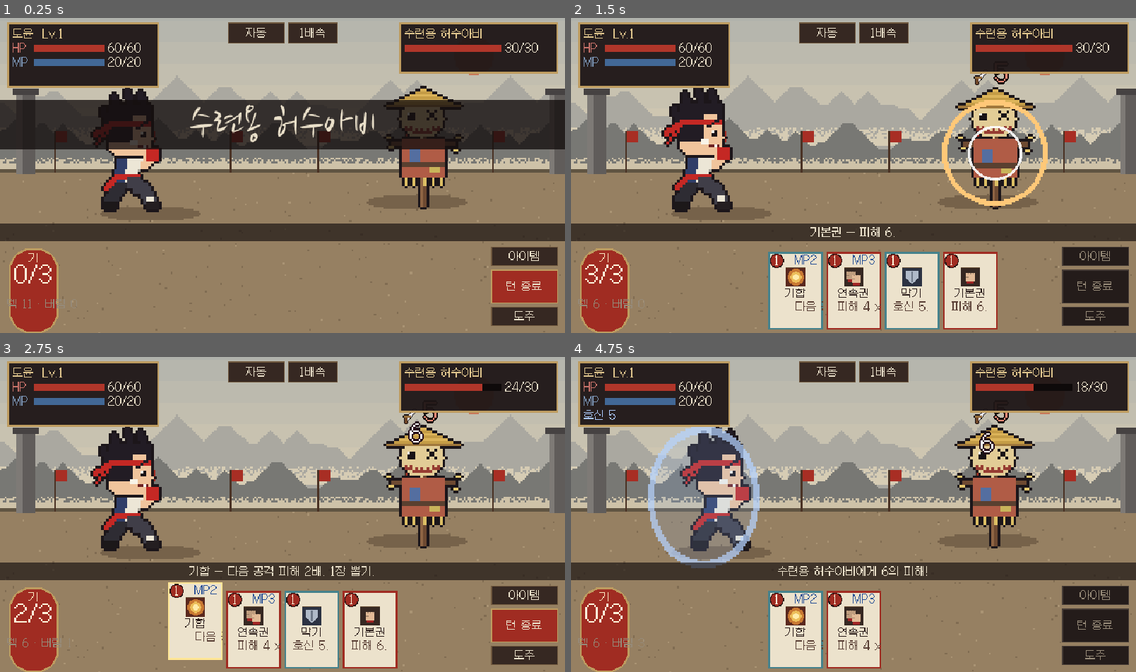
Above: before the commit, frames 1-4 (two rows, left to right).
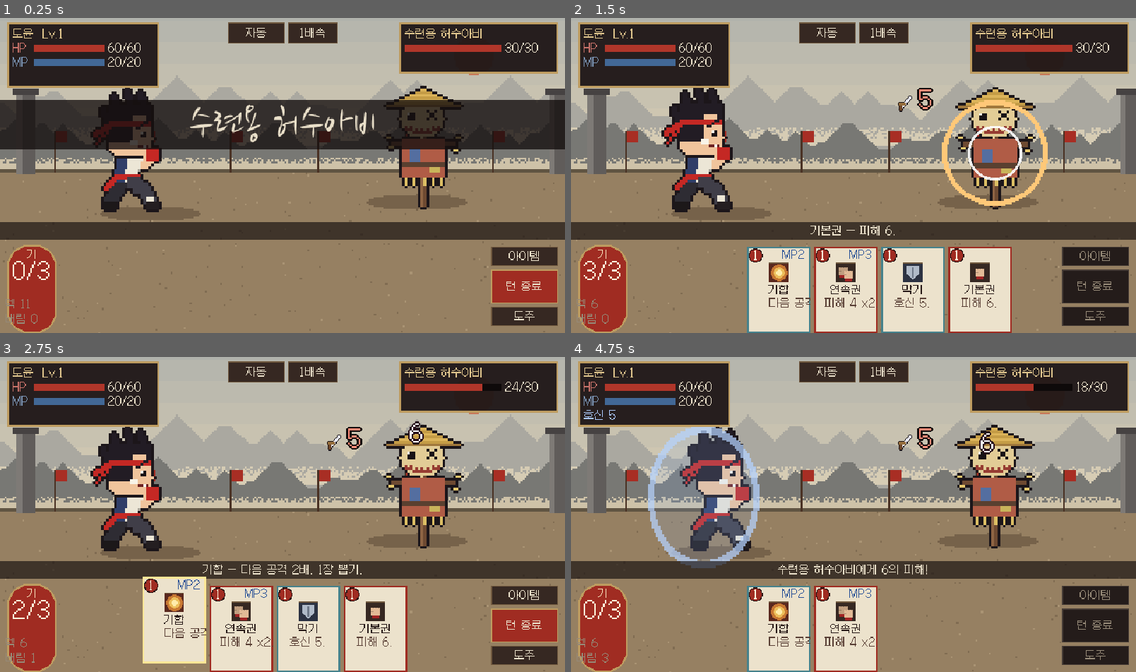
Above: after the commit, the same moments.

Repository: jinwookle2/zeus-spec-calculator
Game: Godot game, scene res://scenes/battle/battle.tscn
The game is run twice, just before and just after one commit, with the same random seed, the same clock (stepped at 60 frames per second) and the same inputs. This scene is started directly instead of the project's main scene.
Inputs (mouse positions are in pixels of both pictures, inside the frame that each line leads up to):
- Up to frame 1 (0.25 s): no input
- Up to frame 2 (1.5 s): tap Enter (ui_accept) at 0.5, 0.77 s; move the mouse to (977, 159) at 0.52 s; hold Right (move_right) 0.53-1.25 s; hold Z (interact) 0.53-1.25 s; click (977, 159) at 0.67 s; click "기본권" at 1.25 s
- Up to frame 3 (2.75 s): click "막기" at 2 s
- Up to frame 4 (4.75 s): click "막기" at 2.75 s; click "기본권" at 3.5 s; move the mouse to (740, 530) at 4.27 s; hold Down (move_down) from 4.28 s (still down); tap Space at 4.35 s; tap Enter (ui_accept) at 4.52 s

The runs differ from the first frame. In frame 1, 1.6% of the frame differs, in the area x 0-100%, y 64-100%; in frame 2, 9.0%; in frame 3, 9.1%, in the area x 0-100%, y 17-100%; in frame 4, 6.0%.

Commit message:
Battle UI: larger cards, readable card text, orb/pile and intent placement
Co-Authored-By: Claude Opus 5.5 <noreply@anthropic.com>
Claude-Session: https://claude.ai/code/session_011iFjUU4ueqXaGZBbAxNMhr

Diff:
--- a/murim-wanderer/data/cards/cards.json
+++ b/murim-wanderer/data/cards/cards.json
@@ -1,29 +1,141 @@
 {
   "_comment": "초식(카드) 데이터. cost=기(턴마다 3), mp=내력 추가 소모. skill=연결된 무공(장착 시 덱에 copies 장, 강화 성마다 upgrade 만큼 수치 증가). pool=reward 이면 전투 보상으로 등장.",
-  "strike": {"name": "기본권", "type": "attack", "cost": 1, "damage": 6, "icon": "skill_fist",
-             "starter": 4, "desc": "피해 {dmg}."},
-  "defend": {"name": "막기", "type": "skill", "cost": 1, "block": 5, "icon": "card_block",
-             "starter": 4, "desc": "호신 {blk}."},
-  "combo_fist": {"name": "연속권", "type": "attack", "cost": 1, "mp": 3, "damage": 4, "hits": 2, "icon": "skill_combo",
-                 "skill": "combo_fist", "copies": 2, "upgrade": 1, "desc": "피해 {dmg} x2."},
-  "kihap": {"name": "기합", "type": "skill", "cost": 1, "mp": 2, "charge": 2.0, "draw": 1, "icon": "skill_kihap",
-            "skill": "kihap", "copies": 1, "upgrade": 0, "desc": "다음 공격 피해 2배. 1장 뽑기."},
-  "breathing": {"name": "청풍호흡", "type": "skill", "cost": 0, "restore_mp": 4, "block": 3, "icon": "skill_breath",
-                "skill": "breathing", "copies": 1, "upgrade": 1, "desc": "MP {mp} 회복, 호신 {blk}."},
-  "iron_wall": {"name": "철벽세", "type": "skill", "cost": 2, "mp": 3, "block": 14, "icon": "skill_wall",
-                "skill": "iron_wall", "copies": 1, "upgrade": 3, "desc": "호신 {blk}."},
-  "wind_kick": {"name": "청풍각", "type": "attack", "cost": 2, "mp": 5, "damage": 13, "vulnerable": 2, "icon": "skill_kick",
-                "skill": "wind_kick", "copies": 2, "upgrade": 3, "desc": "피해 {dmg}. 허점 2."},
-  "trip": {"name": "발걸기", "type": "attack", "cost": 1, "damage": 4, "weak": 2, "icon": "card_trip",
-           "pool": "reward", "desc": "피해 {dmg}. 위축 2."},
-  "focus": {"name": "정신집중", "type": "skill", "cost": 0, "draw": 2, "icon": "card_focus",
-            "pool": "reward", "desc": "카드 2장 뽑기."},
-  "counter": {"name": "반격 자세", "type": "skill", "cost": 1, "block": 6, "thorns": 3, "icon": "card_counter",
-              "pool": "reward", "desc": "호신 {blk}. 이번 턴 맞으면 반격 3."},
-  "iron_palm": {"name": "철사장", "type": "attack", "cost": 2, "damage": 12, "icon": "card_palm",
-                "pool": "reward", "desc": "피해 {dmg}."},
-  "fighting_spirit": {"name": "투지", "type": "power", "cost": 1, "strength": 2, "icon": "card_spirit",
-                      "pool": "reward", "desc": "이번 전투 동안 기세 +2."},
-  "weak_point": {"name": "급소 찌르기", "type": "attack", "cost": 1, "damage": 3, "vulnerable": 2, "icon": "card_point",
-                 "pool": "reward", "desc": "피해 {dmg}. 허점 2."}
+  "strike": {
+    "name": "기본권",
+    "type": "attack",
+    "cost": 1,
+    "damage": 6,
+    "icon": "skill_fist",
+    "starter": 4,
+    "desc": "피해 {dmg}."
+  },
+  "defend": {
+    "name": "막기",
+    "type": "skill",
+    "cost": 1,
+    "block": 5,
+    "icon": "card_block",
+    "starter": 4,
+    "desc": "호신 {blk}."
+  },
+  "combo_fist": {
+    "name": "연속권",
+    "type": "attack",
+    "cost": 1,
+    "mp": 3,
+    "damage": 4,
+    "hits": 2,
+    "icon": "skill_combo",
+    "skill": "combo_fist",
+    "copies": 2,
+    "upgrade": 1,
+    "desc": "피해 {dmg} x2."
+  },
+  "kihap": {
+    "name": "기합",
+    "type": "skill",
+    "cost": 1,
+    "mp": 2,
+    "charge": 2.0,
+    "draw": 1,
+    "icon": "skill_kihap",
+    "skill": "kihap",
+    "copies": 1,
+    "upgrade": 0,
+    "desc": "다음 공격 2배. 1장 뽑기."
+  },
+  "breathing": {
+    "name": "청풍호흡",
+    "type": "skill",
+    "cost": 0,
+    "restore_mp": 4,
+    "block": 3,
+    "icon": "skill_breath",
+    "skill": "breathing",
+    "copies": 1,
+    "upgrade": 1,
+    "desc": "MP {mp} 회복. 호신 {blk}."
+  },
+  "iron_wall": {
+    "name": "철벽세",
+    "type": "skill",
+    "cost": 2,
+    "mp": 3,
+    "block": 14,
+    "icon": "skill_wall",
+    "skill": "iron_wall",
+    "copies": 1,
+    "upgrade": 3,
+    "desc": "호신 {blk}."
+  },
+  "wind_kick": {
+    "name": "청풍각",
+    "type": "attack",
+    "cost": 2,
+    "mp": 5,
+    "damage": 13,
+    "vulnerable": 2,
+    "icon": "skill_kick",
+    "skill": "wind_kick",
+    "copies": 2,
+    "upgrade": 3,
+    "desc": "피해 {dmg}. 허점 2."
+  },
+  "trip": {
+    "name": "발걸기",
+    "type": "attack",
+    "cost": 1,
+    "damage": 4,
+    "weak": 2,
+    "icon": "card_trip",
+    "pool": "reward",
+    "desc": "피해 {dmg}. 위축 2."
+  },
+  "focus": {
+    "name": "정신집중",
+    "type": "skill",
+    "cost": 0,
+    "draw": 2,
+    "icon": "card_focus",
+    "pool": "reward",
+    "desc": "카드 2장 뽑기."
+  },
+  "counter": {
+    "name": "반격 자세",
+    "type": "skill",
+    "cost": 1,
+    "block": 6,
+    "thorns": 3,
+    "icon": "card_counter",
+    "pool": "reward",
+    "desc": "호신 {blk}. 맞으면 반격 3."
+  },
+  "iron_palm": {
+    "name": "철사장",
+    "type": "attack",
+    "cost": 2,
+    "damage": 12,
+    "icon": "card_palm",
+    "pool": "reward",
+    "desc": "피해 {dmg}."
+  },
+  "fighting_spirit": {
+    "name": "투지",
+    "type": "power",
+    "cost": 1,
+    "strength": 2,
+    "icon": "card_spirit",
+    "pool": "reward",
+    "desc": "기세 +2 (전투 내내)."
+  },
+  "weak_point": {
+    "name": "급소 찌르기",
+    "type": "attack",
+    "cost": 1,
+    "damage": 3,
+    "vulnerable": 2,
+    "icon": "card_point",
+    "pool": "reward",
+    "desc": "피해 {dmg}. 허점 2."
+  }
 }
--- a/murim-wanderer/scripts/battle/battle_scene.gd
+++ b/murim-wanderer/scripts/battle/battle_scene.gd
@@ -12,7 +12,7 @@
 
 const PLAYER_HOME := Vector2(150, 226)  # 발 위치 (640x360 기준)
 const ENEMY_HOME := Vector2(480, 220)
-const CARD_SIZE := Vector2(62, 88)
+const CARD_SIZE := Vector2(72, 98)
 
 var logic := BattleLogic.new()
 var enemy_id := ""
@@ -123,7 +123,7 @@
 	# 적 의도 (머리 위)
 	_intent_box = HBoxContainer.new()
 	_intent_box.add_theme_constant_override("separation", 2)
-	_intent_box.position = ENEMY_HOME + Vector2(-26, -168)
+	_intent_box.position = ENEMY_HOME + Vector2(-112, -138)
 	_stage.add_child(_intent_box)
 	_intent_icon = TextureRect.new()
 	_intent_box.add_child(_intent_icon)
@@ -201,8 +201,8 @@
 	band.anchor_right = 1.0
 	band.anchor_top = 1.0
 	band.anchor_bottom = 1.0
-	band.offset_top = -124
-	band.offset_bottom = -104
+	band.offset_top = -126
+	band.offset_bottom = -106
 	band.mouse_filter = Control.MOUSE_FILTER_STOP
 	band.gui_input.connect(_on_message_input)
 	add_child(band)
@@ -220,8 +220,8 @@
 	orb.add_theme_stylebox_override("panel", orb_style)
 	orb.anchor_top = 1.0
 	orb.anchor_bottom = 1.0
-	orb.offset_left = 10
-	orb.offset_top = -96
+	orb.offset_left = 8
+	orb.offset_top = -100
 	orb.custom_minimum_size = Vector2(56, 48)
 	add_child(orb)
 	var ov := VBoxContainer.new()
@@ -236,9 +236,9 @@
 	_pile_label = UiKit.label("", 12, UiKit.DIM)
 	_pile_label.anchor_top = 1.0
 	_pile_label.anchor_bottom = 1.0
-	_pile_label.offset_left = 8
+	_pile_label.offset_left = 6
 	_pile_label.offset_top = -40
-	_pile_label.custom_minimum_size = Vector2(80, 0)
+	_pile_label.custom_minimum_size = Vector2(60, 0)
 	_pile_label.autowrap_mode = TextServer.AUTOWRAP_WORD_SMART
 	add_child(_pile_label)
 
@@ -248,9 +248,9 @@
 	_hand_box.anchor_right = 1.0
 	_hand_box.anchor_top = 1.0
 	_hand_box.anchor_bottom = 1.0
-	_hand_box.offset_left = 92
-	_hand_box.offset_right = -92
-	_hand_box.offset_top = -98
+	_hand_box.offset_left = 70
+	_hand_box.offset_right = -88
+	_hand_box.offset_top = -104
 	_hand_box.offset_bottom = -4
 	_hand_box.mouse_filter = Control.MOUSE_FILTER_IGNORE
 	add_child(_hand_box)
@@ -360,7 +360,7 @@
 	_e_hp_txt.text = "%d/%d" % [int(e["hp"]), int(e["max_hp"])]
 	_e_status.text = _status_text(e, 1.0)
 	_energy_label.text = "%d/%d" % [int(p["energy"]), int(p["max_energy"])]
-	_pile_label.text = "덱 %d · 버림 %d" % [logic.draw_pile.size(), logic.discard.size()]
+	_pile_label.text = "덱 %d\n버림 %d" % [logic.draw_pile.size(), logic.discard.size()]
 
 
 func _status_text(who: Dictionary, charge: float) -> String:
@@ -464,24 +464,24 @@
 	b.add_child(cost_bg)
 	if int(s["mp"]) > 0:
 		var mp := UiKit.label("MP%d" % s["mp"], 12, Color8(40, 80, 150))
-		mp.position = Vector2(30, 2)
+		mp.position = Vector2(40, 2)
 		mp.mouse_filter = Control.MOUSE_FILTER_IGNORE
 		b.add_child(mp)
 	var icon := TextureRect.new()
 	icon.texture = load("res://assets/ui/icons/%s.png" % s["icon"])
-	icon.position = Vector2(19, 16)
+	icon.position = Vector2(24, 17)
 	icon.mouse_filter = Control.MOUSE_FILTER_IGNORE
 	b.add_child(icon)
 	var nm := UiKit.label(s["name"], 12, Color8(40, 26, 24))
-	nm.position = Vector2(0, 40)
+	nm.position = Vector2(0, 42)
 	nm.size = Vector2(CARD_SIZE.x, 14)
 	nm.horizontal_alignment = HORIZONTAL_ALIGNMENT_CENTER
 	nm.mouse_filter = Control.MOUSE_FILTER_IGNORE
 	b.add_child(nm)
 	var ds := UiKit.label(s["desc"], 12, Color8(90, 64, 54))
-	ds.position = Vector2(3, 55)
-	ds.size = Vector2(CARD_SIZE.x - 6, 32)
-	ds.autowrap_mode = TextServer.AUTOWRAP_ARBITRARY
+	ds.position = Vector2(2, 57)
+	ds.size = Vector2(CARD_SIZE.x - 4, 40)
+	ds.autowrap_mode = TextServer.AUTOWRAP_WORD_SMART
 	ds.horizontal_alignment = HORIZONTAL_ALIGNMENT_CENTER
 	ds.add_theme_constant_override("line_spacing", -2)
 	ds.mouse_filter = Control.MOUSE_FILTER_IGNORE
